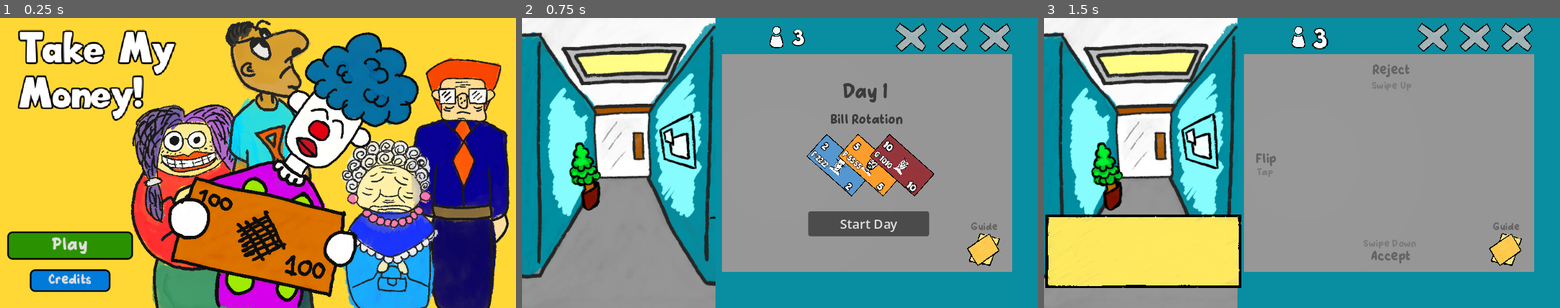
Above: before the commit, frames 1-3 (left to right).
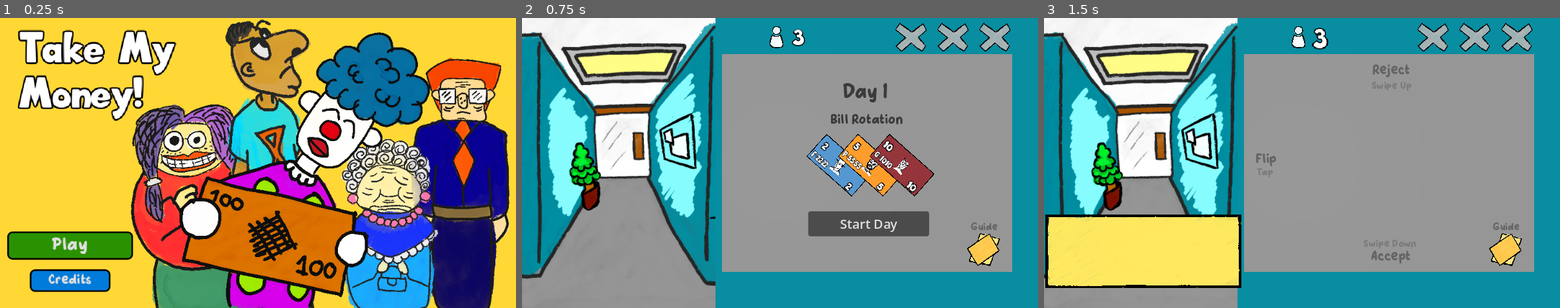
Above: after the commit, the same moments.

Repository: KaitoGameDev/brackeys-gj-2026-2
Game: Godot game, scene res://source/main_menu.tscn
Same seed, same stepped clock (60 frames per second), same inputs: the game is played once before the commit and once after it.
Inputs:
- Up to frame 1 (0.25 s): no input
- Up to frame 2 (0.75 s): click "Play" at 0.5 s
- Up to frame 3 (1.5 s): click "Start Day" at 1.25 s

The runs differ from the first frame. In frame 1, 12% of the frame differs, in the area x 32-84%, y 4-100%; in frame 2, nothing differs; in frame 3, nothing differs.

Commit message:
added failure, use preload to load the scene (game)

Diff:
--- a/default_bus_layout.tres
+++ b/default_bus_layout.tres
@@ -11,7 +11,7 @@
 bus/2/solo = false
 bus/2/mute = false
 bus/2/bypass_fx = false
-bus/2/volume_db = -8.009033
+bus/2/volume_db = -4.1252785
 bus/2/send = &"Master"
 bus/3/name = &"Interactions"
 bus/3/solo = false
--- a/source/audio/audio_controller.gd
+++ b/source/audio/audio_controller.gd
@@ -13,7 +13,8 @@
 	"buttons": preload("res://assets/sfx/pop_3.wav"),
 	"on_page": preload("res://assets/sfx/book_close.wav"),
 	"voice_1": preload("res://assets/sfx/voice_1.wav"),
-	"swipe": preload("res://assets/sfx/whoosh_1.wav")
+	"swipe": preload("res://assets/sfx/whoosh_1.wav"),
+	"failure": preload("res://assets/sfx/failure.wav")
 }
 
 func _ready() -> void:
@@ -39,3 +40,7 @@
 func swipe() -> void:
 	sfx_player.stream = sfx.get("swipe")
 	sfx_player.play()
+
+func failure() -> void:
+	sfx_player.stream = sfx.get("failure")
+	sfx_player.play()
--- a/source/main_menu.gd
+++ b/source/main_menu.gd
@@ -5,6 +5,8 @@
 @onready var close_btn: Button = $CanvasLayer/CreditsModal/ColorRect/CloseBtn
 
 @onready var credits_modal: Control = $CanvasLayer/CreditsModal
+
+var game: PackedScene = preload("res://source/main.tscn")
 
 func _ready() -> void:
 	play_btn.pressed.connect(_on_play_btn_pressed)
@@ -19,7 +21,7 @@
 func _on_play_btn_pressed() -> void:
 	AudioController.on_click()
 	AudioController.play_bgm("gameplay")
-	get_tree().change_scene_to_file("res://source/main.tscn")
+	get_tree().change_scene_to_packed(game)
 
 func _on_credits_btn_pressed() -> void:
 	AudioController.on_click()
--- a/source/main_menu.tscn
+++ b/source/main_menu.tscn
@@ -126,9 +126,9 @@
 anchor_top = 0.0055555557
 anchor_right = 1.0
 anchor_bottom = 1.075
-offset_left = 2.0
+offset_left = 16.0
 offset_top = -1.0
-offset_right = 2.0
+offset_right = 16.0
 offset_bottom = -1.0000305
 grow_horizontal = 2
 grow_vertical = 2
@@ -143,6 +143,8 @@
 anchor_top = -0.075
 anchor_right = 0.371875
 anchor_bottom = 0.35277778
+grow_horizontal = 2
+grow_vertical = 2
 theme_override_colors/font_outline_color = Color(0, 0, 0, 1)
 theme_override_constants/line_spacing = -42
 theme_override_constants/outline_size = 8
@@ -150,7 +152,6 @@
 theme_override_font_sizes/font_size = 32
 text = "Take My
 Money!"
-metadata/_edit_use_anchors_ = true
 
 [node name="ActionButtons" type="VBoxContainer" parent="CanvasLayer" unique_id=208348269]
 anchors_preset = -1
--- a/source/strikes/strikes_controller.gd
+++ b/source/strikes/strikes_controller.gd
@@ -41,6 +41,7 @@
 func _register_strike() -> void:
 	if current_strikes >= strikes.size():
 		return
+	AudioController.failure()
 	var strike := strikes[current_strikes]
 	strike.texture = enabled_strike_texture
 	_pop_strike(strike)
Not shown, added: assets/sfx/failure.wav.import
Not shown, added: assets/sfx/failure.wav
